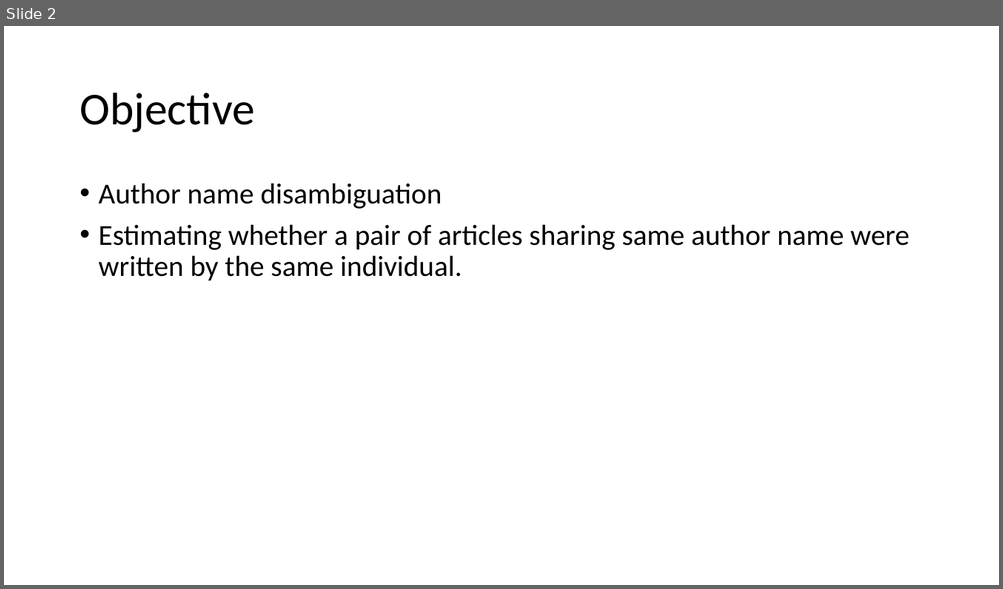
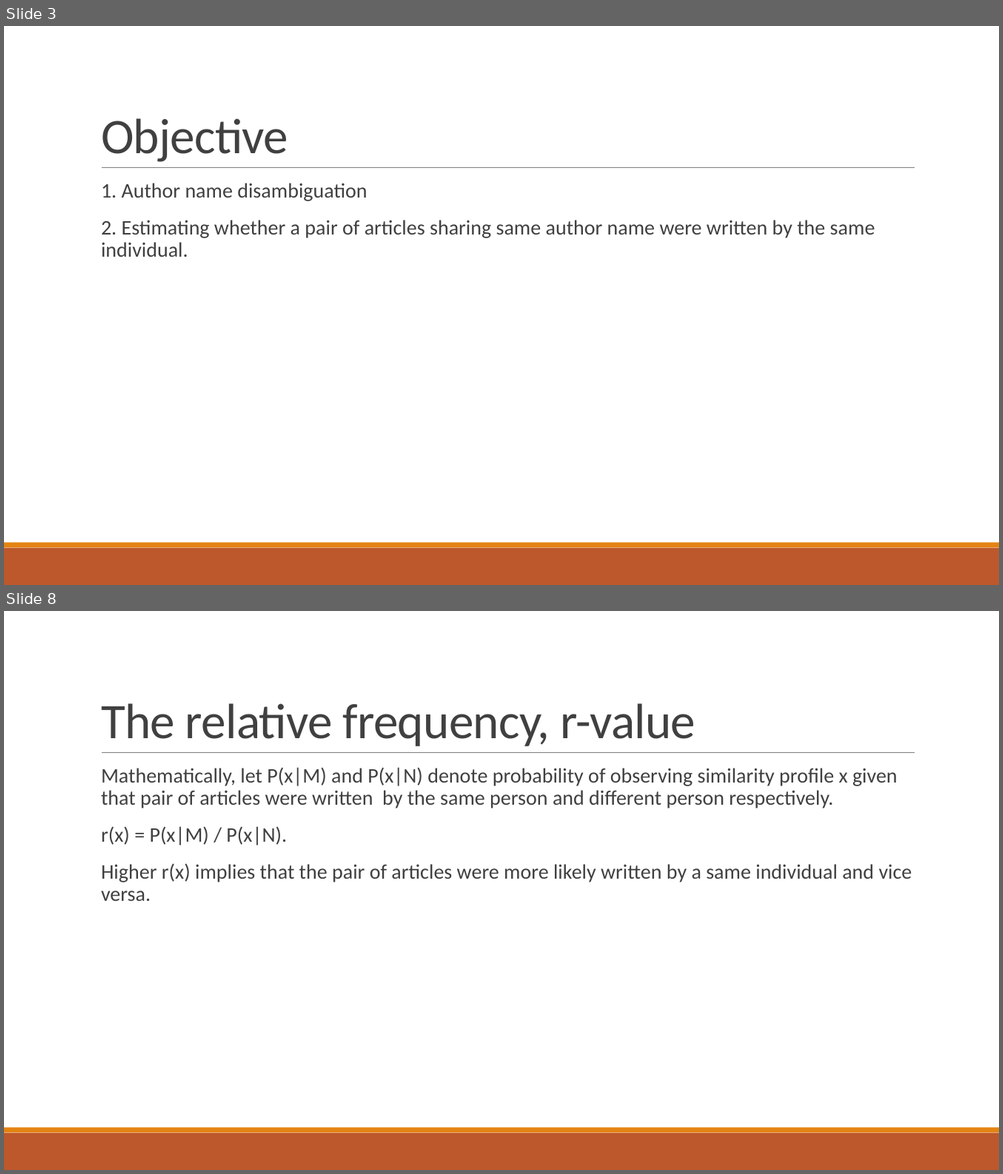
Before and after one commit to SternerLab/Authority, a slide deck: r_table/slides/Authority look up table.pptx. Shown one above the other, each under a label of ours: slide 2 before the commit, slides 3 and 8 after it; the slides between them are not shown. The pictures are 1003x589 and 1003x1174 pixels, drawn with LibreOffice and Linux fonts; fonts in the diff are those of the drawing. Boxes give left, top, right and bottom in pixels: in the first picture for what was removed or moved away, otherwise in the second. Text is boxed around its words. In the diff, an @@ line names an element or a change of style, - is before the commit and + after.

```diff
--- a/r_table/slides/Authority look up table.pptx
+++ b/r_table/slides/Authority look up table.pptx
@@ slide 8 added at bbox=[4, 611, 999, 1170], background #FFFFFF; not listed: 3 template elements that a slide beside it also shows @@
@@ title added at bbox=[101, 703, 696, 746], 48 pt, text #404040 @@
+The relative frequency, r-value
@@ text added at bbox=[101, 767, 912, 901], 20 pt, text #404040 @@
+  Mathematically, let P(x|M) and P(x|N) denote probability of observing similarity profile x given that pair of articles were written by the same person and different person respectively.
+  r(x) = P(x|M) / P(x|N).
+  Higher r(x) implies that the pair of articles were more likely written by a same individual and vice versa.
@@ what was slide 2 is now slide 3 @@
@@ slide 3 changed as well @@
@@ title "Objective": place and size @@
-title "Objective" at bbox=[79, 93, 255, 133]
+title "Objective" at bbox=[101, 118, 288, 162]
@@ title "Objective" at bbox=[101, 118, 288, 162]: size 44 to 48 pt, text colour #000000 to #404040, letter spacing 0 to -0.5 pt; line spacing 0.9 to 0.85; vertical alignment middle to bottom @@
@@ line added from (102, 168) to (915, 168), #808080 0.5 pt @@
@@ text at bbox=[101, 183, 875, 257]: text changed; size 28 to 20 pt; text colour #000000 to #404040 @@
-• Author name disambiguation
-• Estimating whether a pair of articles sharing same author name were written by the same individual.
+  1. Author name disambiguation
+  2. Estimating whether a pair of articles sharing same author name were written by the same individual.
@@ rectangle added at bbox=[4, 548, 999, 585], fill #BD582C @@
@@ rectangle added at bbox=[4, 543, 999, 548], fill #E48312 @@
```
Also in this commit, not shown: 3 other slides changed, 15 other slides added, 5 slides removed.
